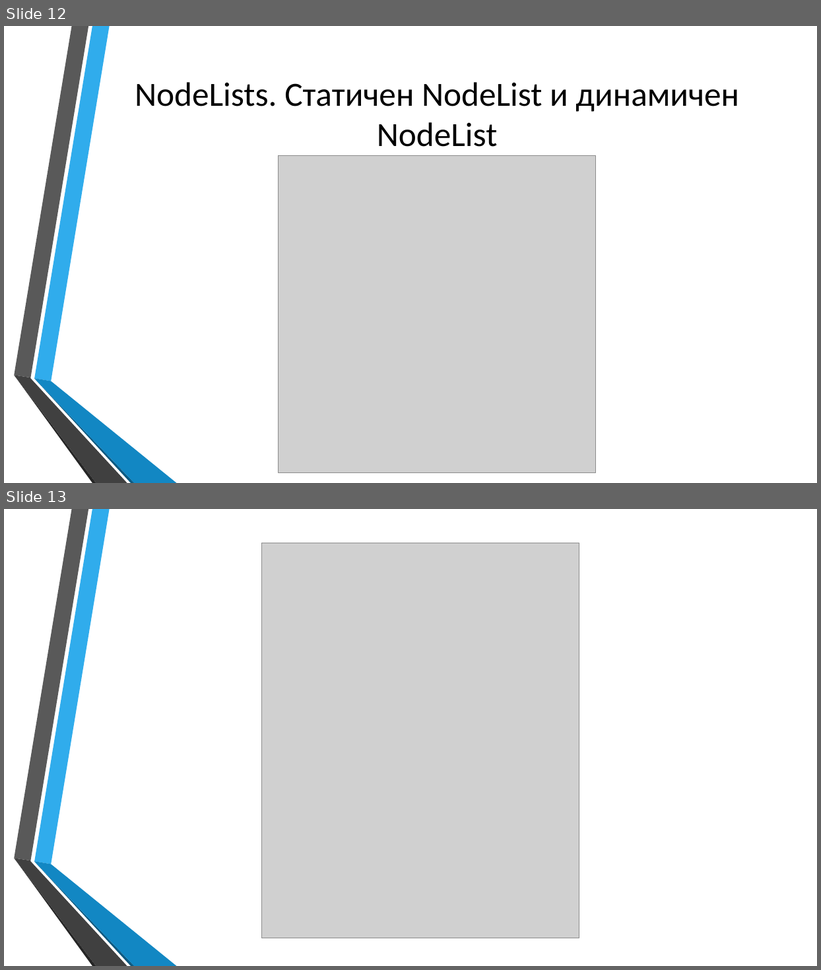
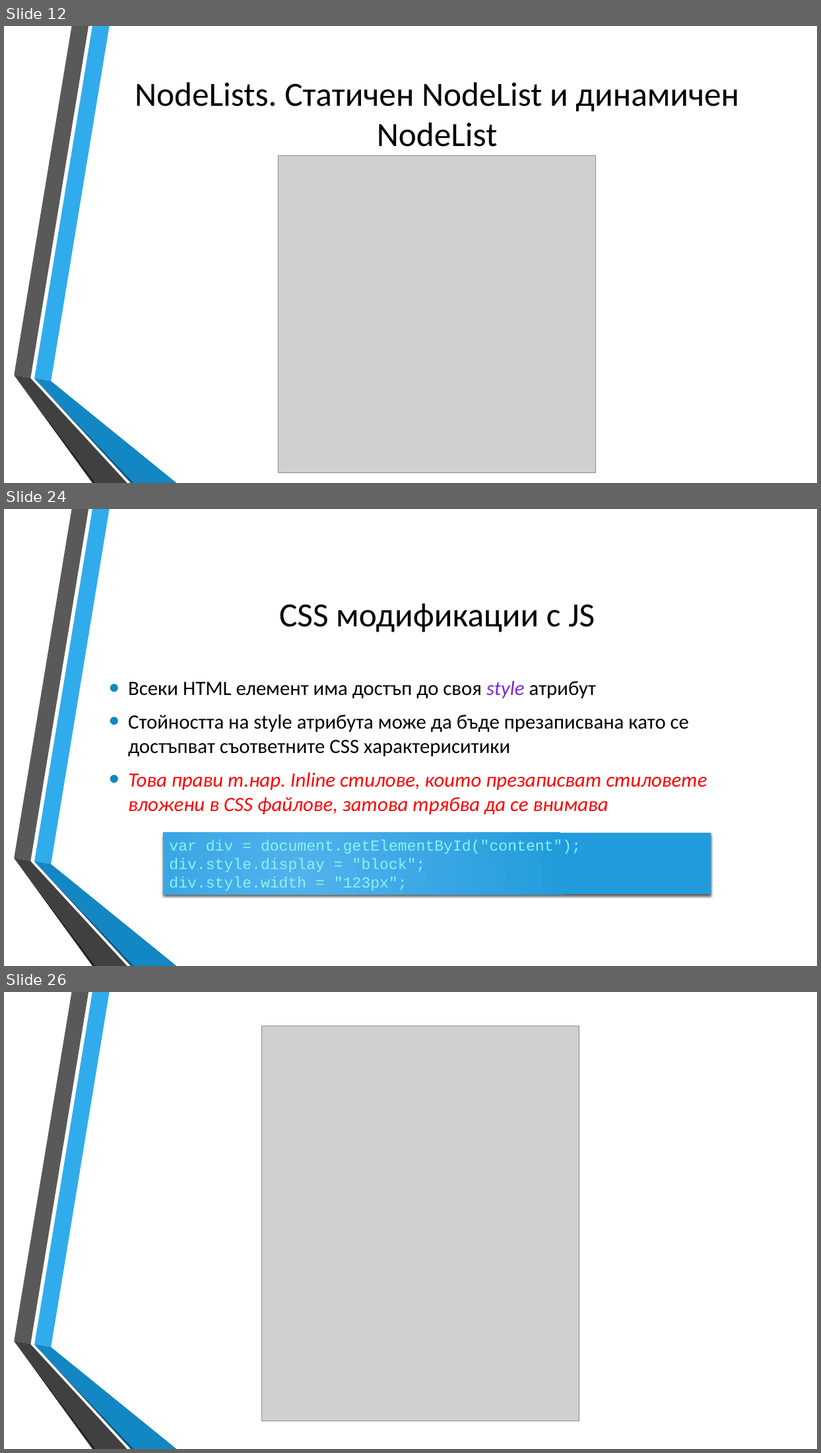
Before and after one commit to dnmitev/IT-Academy, a slide deck: JS Fundamentals/9.DOM&CSS/DOM&CSS.pptx. Shown one above the other, each under a label of ours: slides 12 and 13 before the commit, slides 12, 24 and 26 after it; the slides between them are not shown. The pictures are 821x970 and 821x1453 pixels, drawn with LibreOffice and Linux fonts; fonts in the diff are those of the drawing; grey boxes stand for pictures; background and template pictures are left out. Boxes give left, top, right and bottom in pixels: in the first picture for what was removed or moved away, otherwise in the second. Text is boxed around its words. In the diff, an @@ line names an element or a change of style, - is before the commit and + after.

```diff
--- a/JS Fundamentals/9.DOM&CSS/DOM&CSS.pptx
+++ b/JS Fundamentals/9.DOM&CSS/DOM&CSS.pptx
@@ slide 24 added at (x1=4, y1=509, x2=817, y2=966), background picture (left out); not listed: 6 template elements that a slide beside it also shows @@
@@ title added at (x1=279, y1=603, x2=595, y2=632), 40 pt, text #000000 @@
+CSS модификации с JS
@@ text added at (x1=128, y1=681, x2=707, y2=815), 24 pt, text #000000 @@
+• Всеки HTML елемент има достъп до своя style атрибут
+• Стойността на style атрибута може да бъде презаписвана като се достъпват съответните CSS характериситики
+• Това прави т.нар. Inline стилове, които презаписват стиловете вложени в CSS файлове, затова трябва да се внимава
@@ rectangle added at (x1=163, y1=833, x2=711, y2=894), fill gradient #51B3ED to #219CDB, 18 pt, text #8CF4F2 @@
+var div = document.getElementById("content");
+div.style.display = "block";
+div.style.width = "123px";
@@ what was slide 13 is now slide 26 @@
```
Also in this commit, not shown: 1 slide changed, 12 other slides added, 9 other files.
